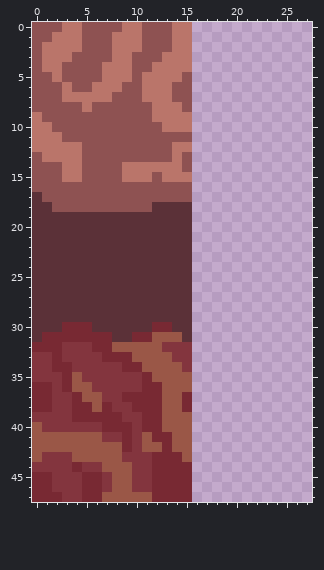
File history of a pixel-art file, GraftGuard/Content/Environment/Tilesets/tileset_rocky.aseprite. Above: the version before the commit.
128x48 pixels, 1 frame. Shown: x 0..27, y 0..47.
And afterwards:
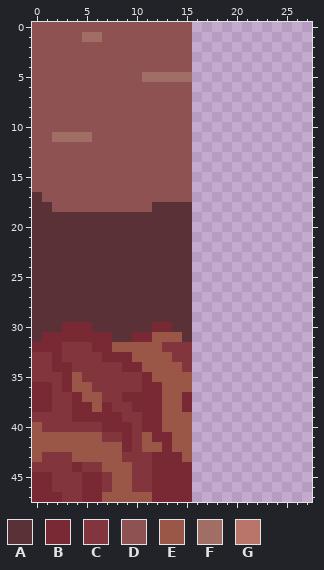
Palette (. is transparent): A #5b3138  B #782933  C #83353e  D #8e5252  E #9a5747  F #a16e65  G #ba756a
Edits made:
The author changed colour G to colour D in row 0 at x 3 to 4, 9 to 10 and 14 to 15; in row 1 at x 2 to 4, 8 to 10 and 14 to 15; in row 2 at x 1 to 4, 8 to 10 and 14 to 15; in row 3 at x 1 to 3, 8 to 9 and 13 to 15; in row 4 at x 1 to 2, 7 to 9 and 12 to 15; in row 5 at x 2 and 7 to 9.
The author changed colour G to colour D in row 6 at x 3, 6 to 8 and 11 to 13; in row 7 at x 3 to 7 and 11 to 13; in row 8 at x 5 and 12 to 14; in row 9 at x 0 and 12 to 15; in row 10 at x 0 to 1 and 13 to 15; in row 11 at x 0 to 1.
The author changed colour G to colour D in row 12 at x 0 to 4 and 14 to 15; in row 13 at x 1 to 4 and 14; in row 14 at x 3 to 4 and 9 to 14; in row 15 at x 3 to 4, 9 to 11 and 13 to 15.
The author changed colour D to colour F in row 1 at x 5 to 6; in row 5 at x 15; in row 11 at x 3 to 5.
The author changed colour G to colour F in row 5 at x 11 to 14; in row 11 at x 2.
Pixel boxes of the changes (left, top, right, bottom) in both pictures:
changed: (32, 22, 192, 182)
